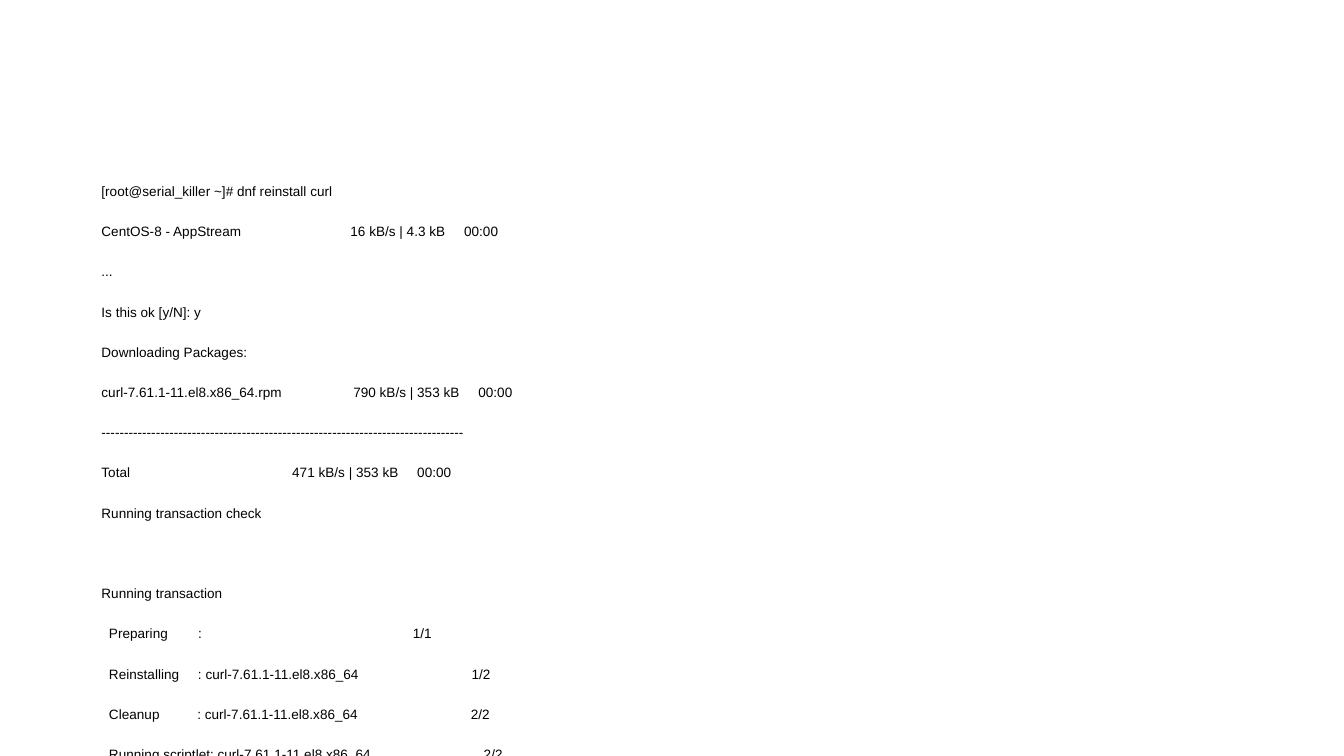
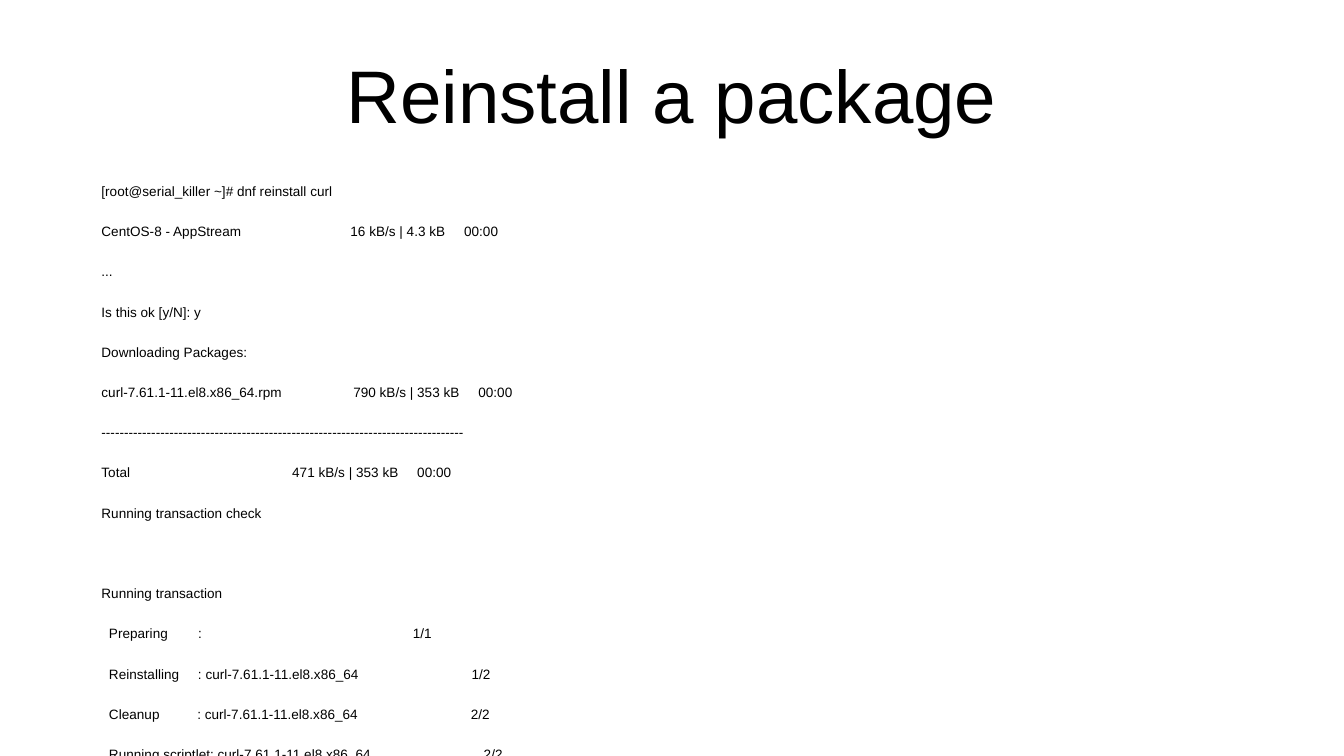
Before and after one commit to andrewchandler/dnf_presentation, a slide deck: slide 23 of yum.odp (slide 22 before the commit). Drawn at 1344x756 pixels with LibreOffice and Linux fonts; fonts in the diff are those of the drawing. Boxes give left, top, right and bottom in pixels: in the first picture for what was removed or moved away, otherwise in the second. Text is boxed around its words. In the diff, an @@ line names an element or a change of style, - is before the commit and + after.

```diff
--- a/yum.odp
+++ b/yum.odp
@@ title added at (x1=347, y1=69, x2=997, y2=137), 44 pt, text #000000 @@
+Reinstall a package
```
Also in this commit, not shown: 9 other slides changed, 1 slide added, 1 other file.
